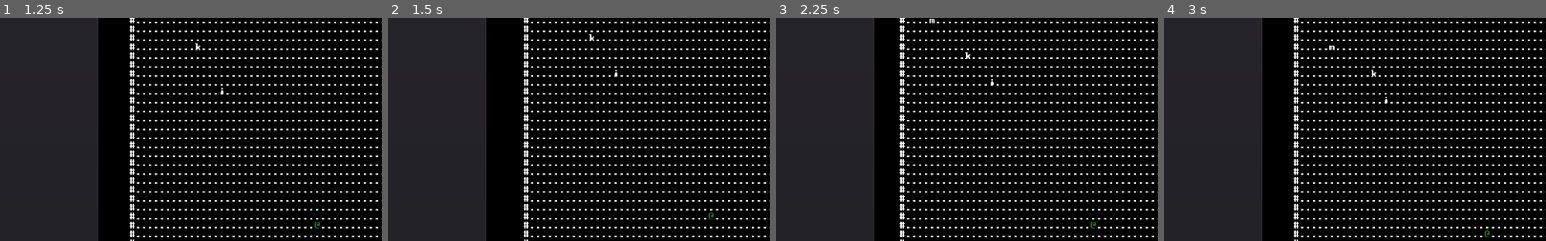
Above: before the commit, frames 1-4 (left to right).
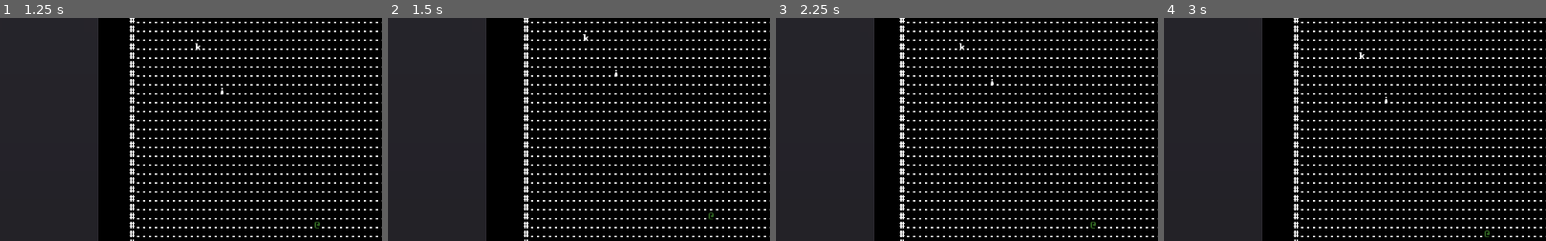
Above: after the commit, the same moments.

Repository: redxaxder/7DRL2022
Game: Godot game, scene res://scenes/root.tscn
Same seed, same stepped clock (60 frames per second), same inputs: the game is played once before the commit and once after it.
Inputs:
- Up to frame 1 (1.25 s): tap Space (action) at 0.5 s; hold Right (right) from 0.53 s (still down); hold Space (action) from 0.53 s (still down)
- Up to frame 2 (1.5 s): release Right (right) at 1.28 s; release Space (action) at 1.28 s; hold Down (down) from 1.28 s (still down); tap Space (action) at 1.35 s
- Up to frame 3 (2.25 s): tap Enter at 2 s; release Down (down) at 2.03 s; hold Right (right) from 2.03 s (still down); hold . (pass) from 2.03 s (still down)
- Up to frame 4 (3 s): tap Space (action) at 2.3, 2.75, 2.85 s; release Right (right) at 2.78 s; release . (pass) at 2.78 s; hold Up (up) from 2.78 s (still down)
The pictures show only the part of the screen within x 2-52%, y 0-50%; the shares and areas given below are measured in that part.

Frame 1 is identical in both runs. In frame 2, less than 0.1% of the frame differs, in the area x 51-54%, y 7-11%; in frame 3, 0.1%, in the area x 40-51%, y 0-19%; in frame 4, 0.1%.

Commit message:
actors have locationservice

Diff:
--- a/lib/actor.gd
+++ b/lib/actor.gd
@@ -8,6 +8,7 @@
 
 var terrain: Terrain
 var combatLog: CombatLog
+var locationService: LocationService
 
 var pos: Vector2
 var player: bool = false
@@ -16,12 +17,20 @@
 func try_move(i,j) -> bool:
 	if terrain.at(i,j) == '#':
 		return false
+#	if locationService.lookup(Vector2(i,j), constants.BLOCKER).size() > 0:
+#		return false
 	else:
-		pos.x = i
-		pos.y = j
+		set_pos(Vector2(i,j))
 		terrain.update_dijkstra_map([pos])
 		position = self.SCREEN.dungeon_to_screen(pos.x ,pos.y)
 		return true
+
+func get_pos(default = null) -> Vector2:
+	return locationService.lookup_backward(self, default)
+
+func set_pos(p: Vector2):
+	pos = p
+	locationService.insert(self,p)
 
 func knockback(dir: Vector2):
 	var i: int = pos.x + dir.x
--- a/lib/const.gd
+++ b/lib/const.gd
@@ -9,3 +9,4 @@
 #groups
 var MOBS = "mobs"
 var PICKUPS = "pickups"
+var BLOCKER = "blocker"
--- a/lib/mob.gd
+++ b/lib/mob.gd
@@ -11,11 +11,11 @@
 	connect(constants.ENEMY_HIT, pc, constants.ENEMY_HIT)
 
 func pc_adjacent() -> bool:
-	var v = pos - pc.pos
+	var v = get_pos() - pc.get_pos()
 	return (abs(v.x) + abs(v.y) <= 1)
 
 func is_hit(dir: Vector2):
-	var v = pos - pc.pos
+	var v = get_pos() - pc.get_pos()
 	if abs(v.x) + abs(v.y) < 1 && pc.fatigue <= 0:
 		emit_signal(constants.ENEMY_HIT, dir)
 		emit_signal(constants.DESCHEDULE, self)
@@ -23,11 +23,10 @@
 
 func seek_to_player() -> Vector2:
 	# find the smallest direction in the d_map
-	var ex = pos.x
-	var ey = pos.y
+	var e = get_pos()
 	var d_map = terrain.dijkstra_map
-	var smallest_val = d_map[terrain.to_linear(ex, ey)]
-	var candidates = [Vector2(ex + 1, ey), Vector2(ex, ey + 1), Vector2(ex - 1, ey), Vector2(ex, ey - 1)]
+	var smallest_val = d_map[terrain.to_linear(e.x, e.y)]
+	var candidates = [Vector2(e.x + 1, e.y), Vector2(e.x, e.y + 1), Vector2(e.x - 1, e.y), Vector2(e.x, e.y - 1)]
 	for c in candidates:
 		var t = d_map[terrain.to_linear(c.x,c.y)]
 		if t:
@@ -39,7 +38,7 @@
 			final_candidates.append(c)
 
 	if final_candidates.size() == 0:
-		return Vector2(ex,ey)
+		final_candidates = candidates
 
 	return final_candidates[randi() % final_candidates.size()]
 
--- a/scenes/LocationService.gd
+++ b/scenes/LocationService.gd
@@ -10,11 +10,19 @@
 var __backward: Dictionary = {}
 
 func lookup_backward(n: Node, default = null) -> Vector2:
-	return __backward.get(n,default).duplicate()
+	return __backward.get(n,default)
 
-func lookup_forward(p: Vector2) -> Array:
+func lookup(p: Vector2, group: String = "") -> Array:
 	var l = p.floor()
-	return __forward.get(l,[]).duplicate()
+	var results = __forward.get(l,[]).duplicate()
+	if group == "":
+		return results
+	else:
+		var ret = []
+		for res in results:
+			if res.is_in_group(group):
+				ret.append(res)
+		return ret
 
 func delete_node(n: Node):
 	var l = lookup_backward(n)
--- a/scenes/run.gd
+++ b/scenes/run.gd
@@ -7,6 +7,7 @@
 onready var pc: PC = $pc
 onready var terrain: Terrain = $terrain
 onready var combatLog = $hud/CombatLog
+onready var locationService = $LocationService
 
 signal end_player_turn()
 
@@ -19,9 +20,12 @@
 	terrain.load_random_map()
 	connect(constants.END_PLAYER_TURN, $Scheduler, "_end_player_turn")
 	pc.connect(constants.PLAYER_DIED, self, "_handle_death")
-	pc.position = SCREEN.dungeon_to_screen(pc.pos.x,pc.pos.y)
+	var pcpos = Vector2(30,30)
+	pc.position = SCREEN.dungeon_to_screen(pcpos.x,pcpos.y)
 	pc.terrain = terrain
 	pc.combatLog = combatLog
+	pc.locationService = locationService
+	pc.set_pos(pcpos)
 	$Scheduler.register_actor(pc)
 	spawn_dynamic_mob(knight_scene, Vector2(10,10))
 	spawn_dynamic_mob(monk_scene, Vector2(5, 5))
@@ -37,10 +41,11 @@
 
 func spawn_mob(prefab: PackedScene, pos: Vector2):
 	var mob = prefab.instance() as Mob
-	mob.pos = pos
 	mob.pc = pc
 	mob.terrain = terrain
 	mob.combatLog = combatLog
+	mob.locationService = locationService
+	mob.set_pos(pos)
 	add_child(mob)
 	return mob
 
--- a/sprites/pc.gd
+++ b/sprites/pc.gd
@@ -14,7 +14,6 @@
 func _ready():
 	player = true
 	speed = 6
-	pos = Vector2(30,30)
 
 var starting_rage: int = 20
 var rage_on_got_hit: int = 10
